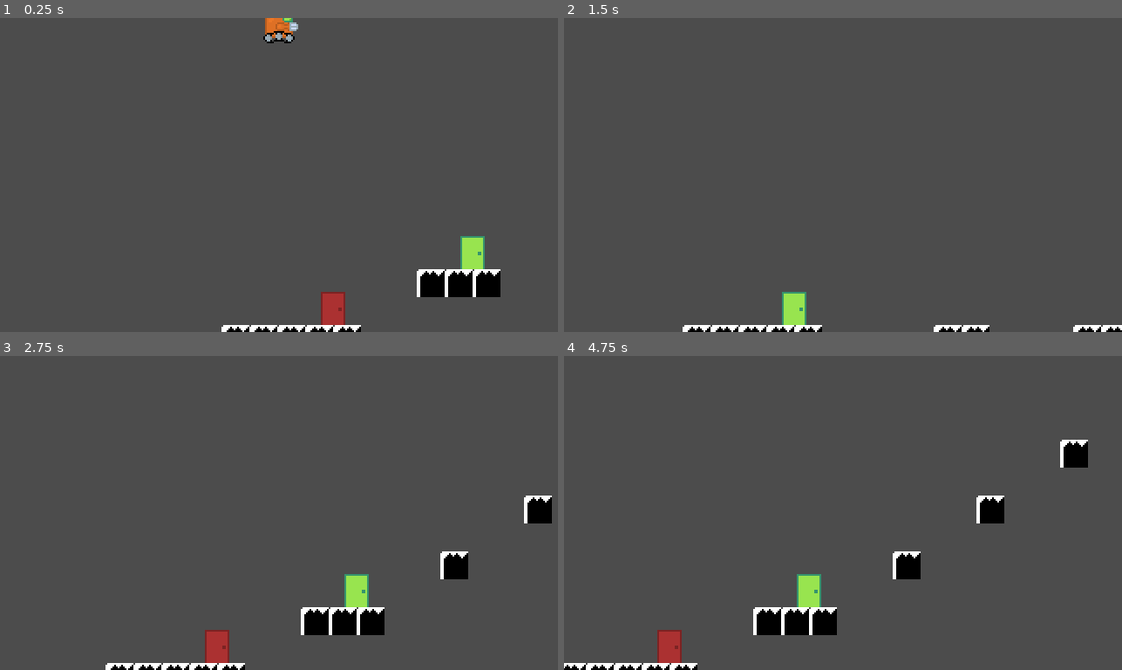
Above: before the commit, frames 1-4 (two rows, left to right).
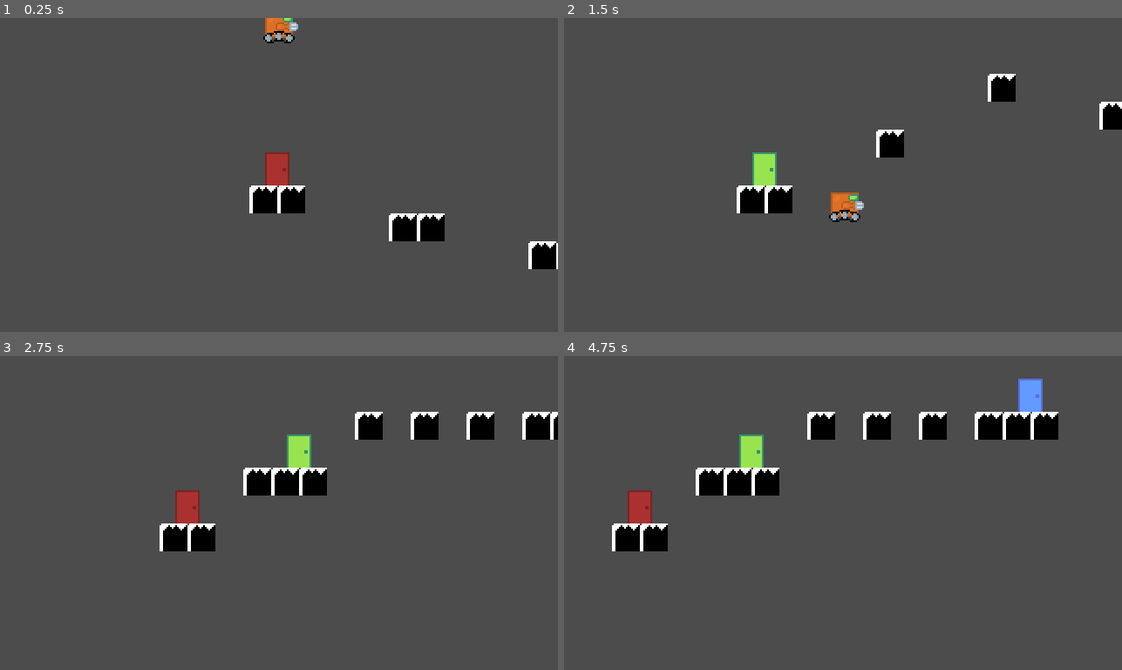
Above: after the commit, the same moments.

Repository: wagenrace/Platformer
Game: Godot game, scene res://World.tscn
Same seed, same stepped clock (60 frames per second), same inputs: the game is played once before the commit and once after it.
Inputs:
- Up to frame 1 (0.25 s): no input
- Up to frame 2 (1.5 s): tap Enter (ui_accept) at 0.5, 0.77, 1.07 s; hold Right (ui_right) from 0.53 s (still down); tap E at 0.6 s; tap 1 at 0.8, 1.35 s
- Up to frame 3 (2.75 s): tap Enter (ui_accept) at 1.52, 1.82 s; tap 2 at 1.55, 2.1 s; release Right (ui_right) at 2.03 s; hold Left (ui_left) from 2.03 s (still down); hold Enter (ui_accept) from 2.03 s (still down)
- Up to frame 4 (4.75 s): release Left (ui_left) at 2.78 s; release Enter (ui_accept) at 2.78 s; hold Right (ui_right) 2.78-4.28 s; tap Enter (ui_accept) at 2.85, 3.02, 3.32, 3.77, 4.07, 4.52 s; tap E at 3.05, 3.6 s; tap 1 at 3.8, 4.35 s; hold Left (ui_left) from 4.28 s (still down); tap 2 at 4.55 s

The runs differ from the first frame. In frame 1, 5.5% of the frame differs, in the area x 39-100%, y 42-100%; in frame 2, 4.5%; in frame 3, 8.7%; in frame 4, 10%, in the area x 0-94%, y 7-100%.

Commit message:
add door functanality
Signed-off-by: tomnijhof <tom.nijhof@cytosmart.com>

Diff:
--- a/Door.gd
+++ b/Door.gd
@@ -2,10 +2,8 @@
 extends Area2D
 
 export(Texture) var spriteDoor setget assing_sprite
-export(String) var nextLevel = ""
-# export(NodePath) var tileMap
 
-# onready var tileMap = get_node("parent")
+onready var world = get_tree().get_root().get_node("World")
 
 func assing_sprite(tex):
 	get_node("Sprite").texture = tex
@@ -16,6 +14,4 @@
 func _input(event):
 	if event.is_action_pressed("ui_accept"):
 		if(get_overlapping_bodies().size()):
-			get_parent().apply_level(nextLevel)
-
-			# tileMap.applyLevel(nextLevel)
+			world.enter_door(name)
--- a/LevelLayout.gd
+++ b/LevelLayout.gd
@@ -85,16 +85,12 @@
 
 	_door.position = door_position
 
+
 func apply_level(level):
 	for cell in tileMap.get_used_cells():
 		tileMap.set_cellv(cell, -1)
 
-	# Staring platform
-	tileMap.set_cell(-2, 11, 0)
-	tileMap.set_cell(-1, 11, 0)
-	tileMap.set_cell(0, 11, 0)
-
-	var current_position = Vector2(0, 11)
+	var current_position = Vector2(-2, 6)
 
 	for letter in level:
 		var _number = base64_lookup[letter]
@@ -111,7 +107,7 @@
 			current_position.x += door_island_size
 			continue
 
-		var _gap_size = _number % 3 + 2
+		var _gap_size = _number % 3 + 1
 		var _height = int(_number/3) % 5 - 2
 		var _island_width = int(_number/15) % 4 + 1
 
--- a/World.gd
+++ b/World.gd
@@ -4,25 +4,84 @@
 onready var camera = $Camera2D
 onready var tileMap = $TileMap
 
+var doorMapping = {
+	"DoorRed": {
+		"level_num": 1,
+		"level_encoded": "8A9a+"
+	},
+	"DoorGreen": {
+		"level_num": 1,
+		"level_encoded": "8A9a+"
+	},
+	"DoorBlue": {
+		"level_num": 1,
+		"level_encoded": "8A9a+"
+	}
+}
 func _ready():
-	tileMap.apply_level("8A9a+")
+	tileMap.apply_level("8aaCC9a+")
 
 func _physics_process(_delta):
 	var camera_pos = camera.get_position()
 	camera_pos.x = player.position.x
 	camera.set_position(camera_pos)
 
+func enter_door(door_name: String):
+	var encoded_level = doorMapping[door_name]["level_encoded"]
+	var new_level_number = doorMapping[door_name]["level_num"]
+	tileMap.apply_level(encoded_level)
+	if new_level_number == 1:
+		doorMapping = {
+			"DoorRed": {
+				"level_num": 2,
+				"level_encoded": "8CcC9DdD+"
+			},
+			"DoorGreen": {
+				"level_num": 2,
+				"level_encoded": "8CcC9DdD+"
+			},
+			"DoorBlue": {
+				"level_num": 2,
+				"level_encoded": "8CcC9DdD+"
+			}
+		}
+	else:
+		doorMapping = {
+			"DoorRed": {
+				"level_num": 1,
+				"level_encoded": "8AaA9BbB+"
+			},
+			"DoorGreen": {
+				"level_num": 1,
+				"level_encoded": "8AaA9BbB+"
+			},
+			"DoorBlue": {
+				"level_num": 1,
+				"level_encoded": "8AaA9BbB+"
+			}
+		}
+
+	var door
+	if door_name == tileMap.redDoor.name:
+		door = tileMap.redDoor
+
+	elif door_name == tileMap.greenDoor.name:
+		door = tileMap.greenDoor
+
+	elif door_name == tileMap.blueDoor.name:
+		door = tileMap.blueDoor
+
+	var new_position = door.position
+	new_position.x += door.get_node("Sprite").texture.get_width() / 2
+	player.position = new_position
+
 func _input(ev):
 	if ev is InputEventKey and ev.scancode == KEY_R:
 		player.position.x = 0
 		player.position.y = 0
 
-	if ev is InputEventKey and ev.scancode == KEY_E:
-		print(player.position)
-		print(tileMap.redDoor.position)
-
 	if ev is InputEventKey and ev.scancode == KEY_1:
-		tileMap.apply_level("9a0553bcd+efAA8")
+		tileMap.apply_level("9CCa0553bcd+efAA8")
 
 	if ev is InputEventKey and ev.scancode == KEY_2:
 		tileMap.apply_level("8A9AAAA+")
